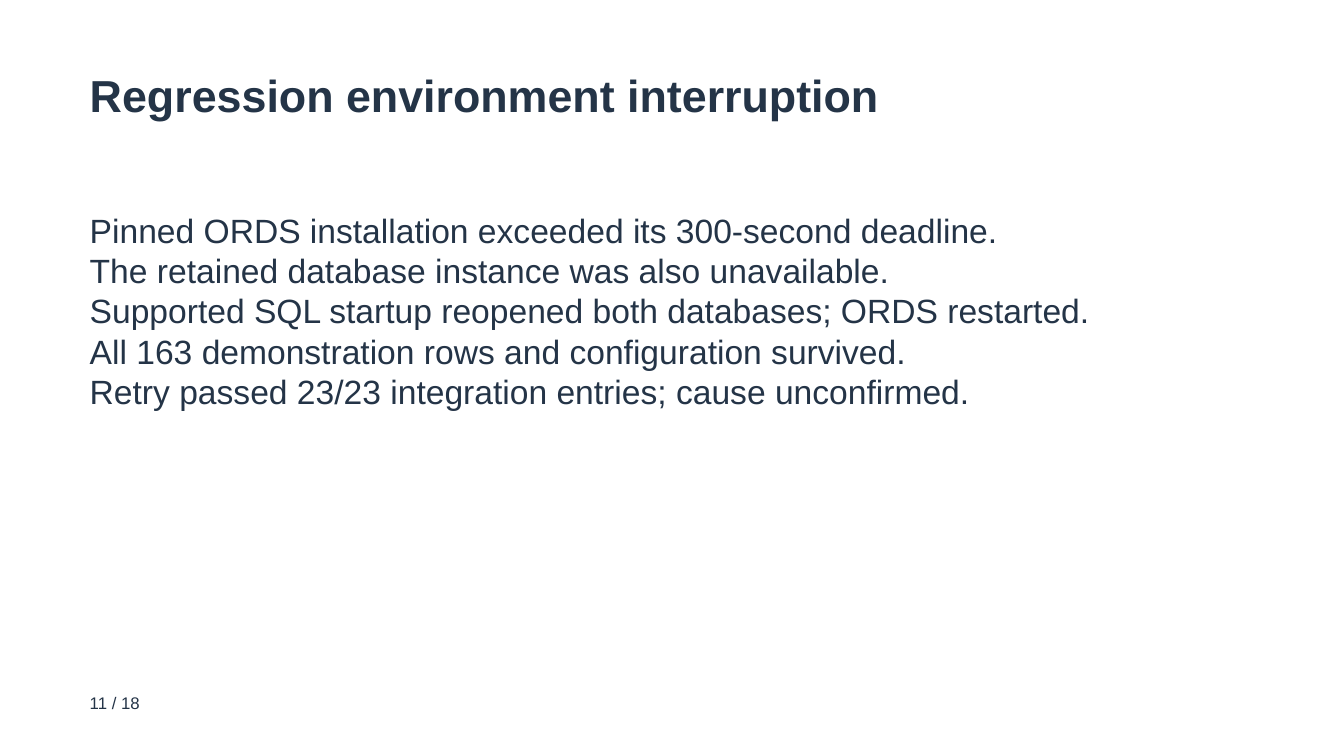
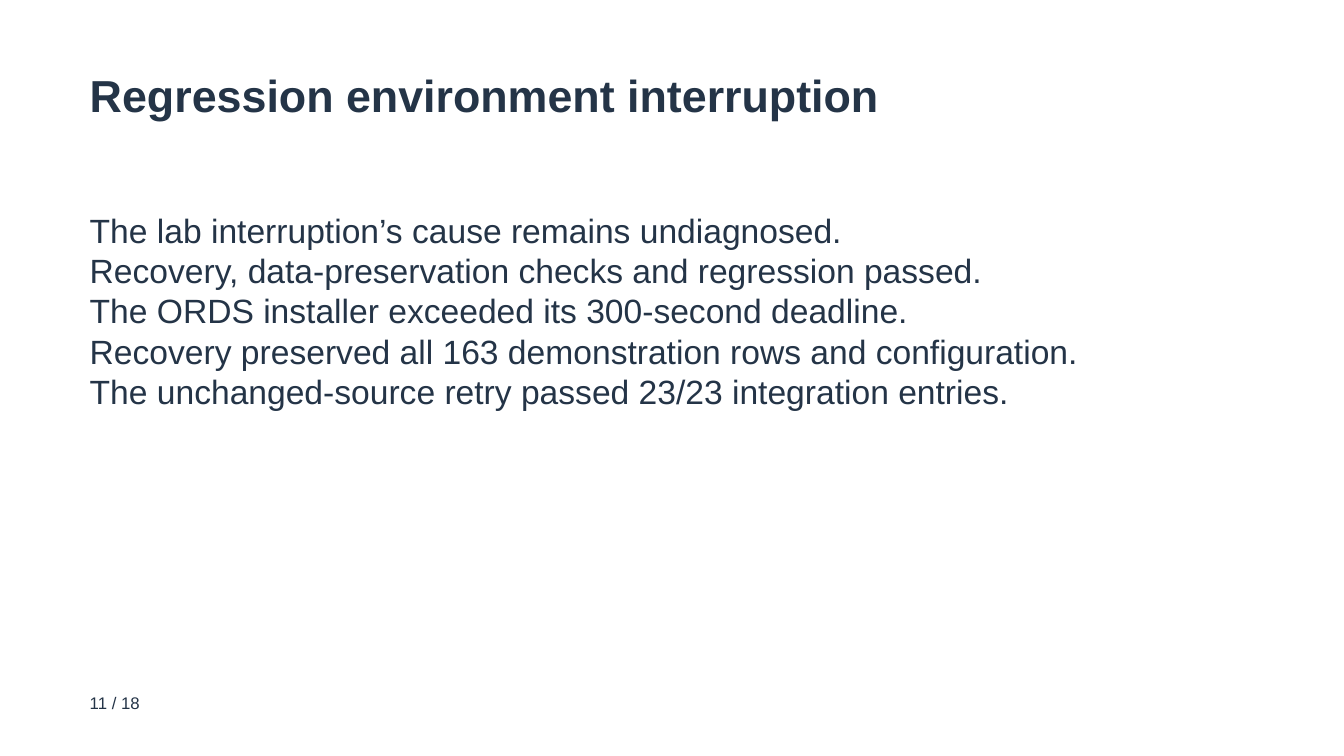
Before and after one commit to rstyczynski/APEX_CICD, a slide deck: slide 11 of progress/E.14/sprint_E.14_increment_demo.pptx. Drawn at 1344x756 pixels with LibreOffice and Linux fonts; fonts in the diff are those of the drawing. Boxes give left, top, right and bottom in pixels: in the first picture for what was removed or moved away, otherwise in the second. Text is boxed around its words. In the diff, an @@ line names an element or a change of style, - is before the commit and + after.

Commit message:
docs: (E.14) clarify recovered lab interruption

```diff
--- a/progress/E.14/sprint_E.14_increment_demo.pptx
+++ b/progress/E.14/sprint_E.14_increment_demo.pptx
@@ text at [90, 218, 1078, 411]: text changed @@
-Pinned ORDS installation exceeded its 300-second deadline.
-The retained database instance was also unavailable.
-Supported SQL startup reopened both databases; ORDS restarted.
-All 163 demonstration rows and configuration survived.
-Retry passed 23/23 integration entries; cause unconfirmed.
+The lab interruption’s cause remains undiagnosed.
+Recovery, data-preservation checks and regression passed.
+The ORDS installer exceeded its 300-second deadline.
+Recovery preserved all 163 demonstration rows and configuration.
+The unchanged-source retry passed 23/23 integration entries.
```
Also in this commit, not shown: 1 other slide changed, 12 other files.
